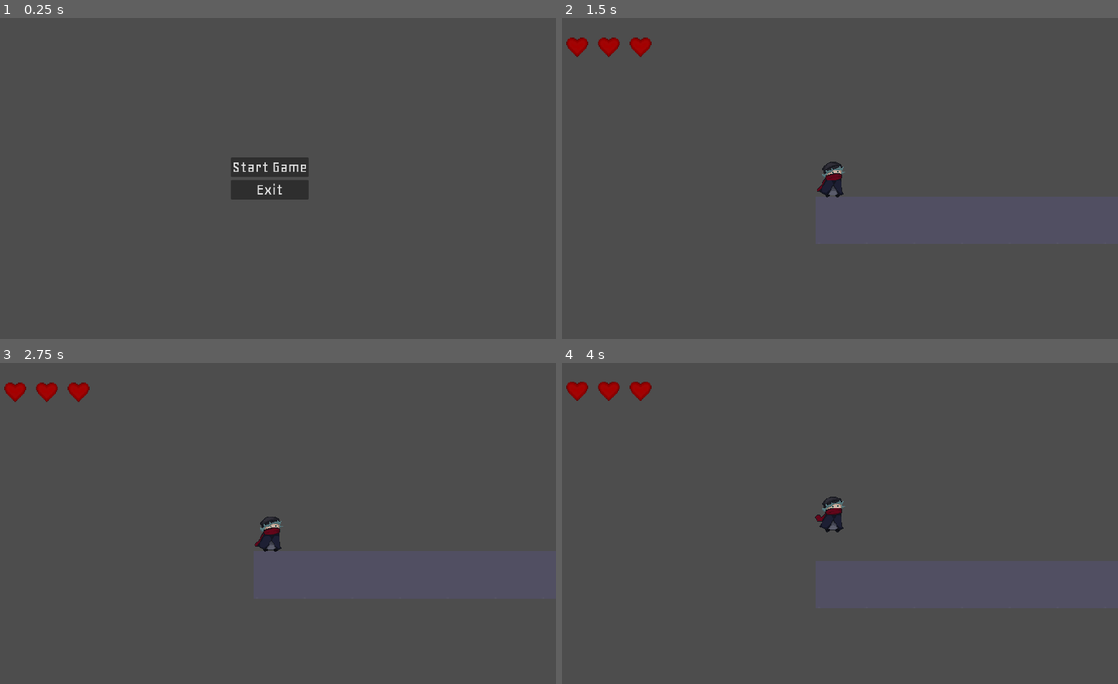
Above: before the commit, frames 1-4 (two rows, left to right).
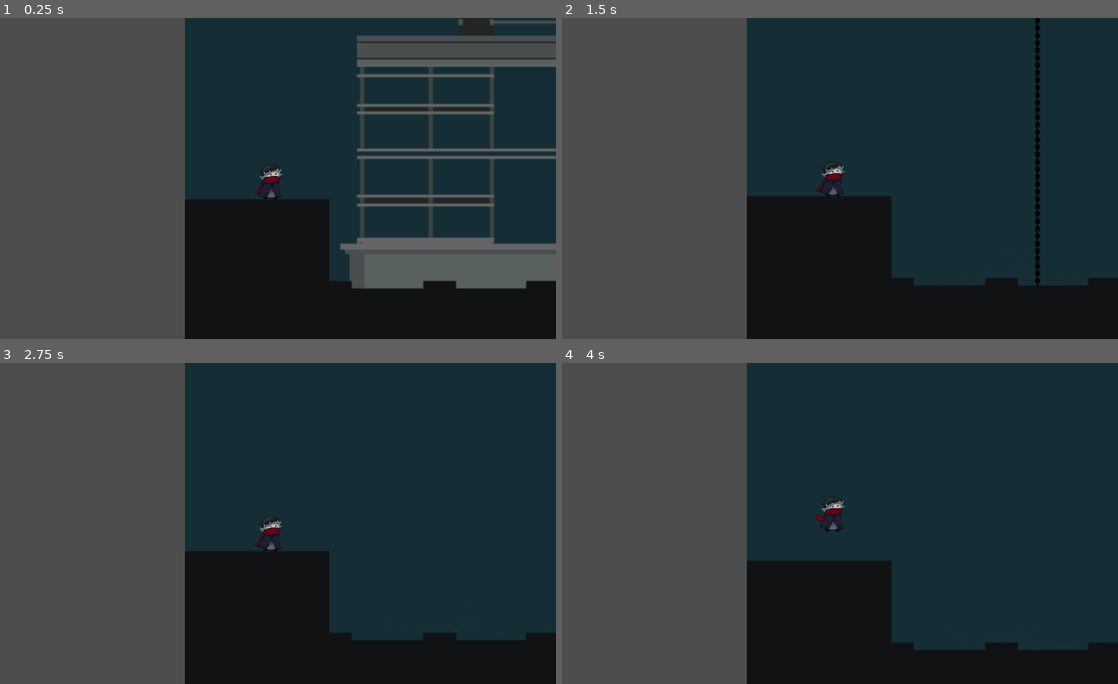
Above: after the commit, the same moments.

Repository: FirePowerGH/EchoesOfSteel
Game: Godot game, scene res://game/world/dungeon/elevator/elevator.tscn
The game is run twice, just before and just after one commit, with the same random seed, the same clock (stepped at 60 frames per second) and the same inputs. Before the commit the project starts from res://game/ui/menu/main_menu/main_menu.tscn.
Inputs (mouse positions are in pixels of both pictures, inside the frame that each line leads up to):
- Up to frame 1 (0.25 s): no input
- Up to frame 2 (1.5 s): click (834, 165) at 0.5 s, where only the run before the commit has a clickable "Start Game"; move the mouse to (956, 162) at 1.27 s; hold W (up) from 1.28 s (still down)
- Up to frame 3 (2.75 s): keep holding W (up); tap Space (jump) at 1.52, 2.27 s; move the mouse to (155, 539) at 2.02 s
- Up to frame 4 (4 s): move the mouse to (890, 452) at 2.77 s; release W (up) at 2.78 s; tap Enter at 3.5 s; move the mouse to (801, 587) at 3.52 s; hold W (up) from 3.53 s (still down); tap Space (jump) at 3.77 s

The runs differ from the first frame. In frame 1, 55% of the frame differs, in the area x 33-100%, y 0-100%; in frame 2, 67%, in the area x 0-100%, y 0-100%; in frame 3, 67%; in frame 4, 67%.

Commit message:
Import images and made progress

Diff:
--- /dev/null
+++ b/game/world/dungeon/elevator/elevator.tscn
@@ -0,0 +1,57 @@
+[gd_scene load_steps=8 format=3 uid="uid://cm0mknmcddbpe"]
+
+[ext_resource type="Texture2D" uid="uid://7g0fpioyogyt" path="res://game/world/dungeon/elevator/background/gradient.png" id="1_e7m2t"]
+[ext_resource type="Texture2D" uid="uid://cgv24csv6ii7p" path="res://game/world/dungeon/elevator/background/pipes.png" id="2_w76o0"]
+[ext_resource type="Texture2D" uid="uid://b646ybs2qxs4j" path="res://game/world/dungeon/elevator/background/grand.png" id="3_e045m"]
+[ext_resource type="Texture2D" uid="uid://c74h474g8owpu" path="res://game/world/dungeon/elevator/elevator/elevator.png" id="4_syrt4"]
+[ext_resource type="PackedScene" uid="uid://sxwxwnqvibvf" path="res://game/entities/player/player.tscn" id="4_voaxs"]
+
+[sub_resource type="RectangleShape2D" id="RectangleShape2D_qo7ga"]
+size = Vector2(97, 91)
+
+[sub_resource type="RectangleShape2D" id="RectangleShape2D_k1x4l"]
+size = Vector2(286, 6.5)
+
+[node name="Elevator" type="Node2D"]
+
+[node name="background" type="Node2D" parent="."]
+
+[node name="Gradient" type="Sprite2D" parent="background"]
+z_index = 1
+position = Vector2(240, 560)
+texture = ExtResource("1_e7m2t")
+
+[node name="Pipes" type="Sprite2D" parent="background"]
+z_index = 6
+position = Vector2(240, 560)
+texture = ExtResource("2_w76o0")
+
+[node name="Grand" type="Sprite2D" parent="background"]
+z_index = 2
+position = Vector2(240, 1820)
+texture = ExtResource("3_e045m")
+
+[node name="StaticBody2D" type="StaticBody2D" parent="background"]
+collision_layer = 16
+collision_mask = 0
+
+[node name="CollisionShape2D" type="CollisionShape2D" parent="background/StaticBody2D"]
+position = Vector2(48.5, 263.5)
+shape = SubResource("RectangleShape2D_qo7ga")
+
+[node name="elevator" type="Node2D" parent="."]
+
+[node name="RigidBody2D" type="RigidBody2D" parent="elevator"]
+
+[node name="Elevator" type="Sprite2D" parent="elevator/RigidBody2D"]
+z_index = 5
+position = Vector2(249, -839)
+texture = ExtResource("4_syrt4")
+
+[node name="CollisionShape2D" type="CollisionShape2D" parent="elevator/RigidBody2D"]
+position = Vector2(247, 222.75)
+shape = SubResource("RectangleShape2D_k1x4l")
+
+[node name="Player" parent="." instance=ExtResource("4_voaxs")]
+z_index = 4
+position = Vector2(57, 201)
--- a/project.godot
+++ b/project.godot
@@ -11,7 +11,7 @@
 [application]
 
 config/name="epicVeedeeoGaymu"
-run/main_scene="res://game/ui/menu/main_menu/main_menu.tscn"
+run/main_scene="res://game/world/dungeon/elevator/elevator.tscn"
 config/features=PackedStringArray("4.3", "Forward Plus")
 config/icon="res://icon.svg"
 
Not shown: 1 places in game/ui/default_theme.tres that only renumber resources
Binary file added: game/world/dungeon/elevator/background/gradient.png
Not shown, added: game/world/dungeon/elevator/background/gradient.png.import
Binary file added: game/world/dungeon/elevator/background/grand.png
Not shown, added: game/world/dungeon/elevator/background/grand.png.import
Binary file added: game/world/dungeon/elevator/background/pipes.png
Not shown, added: game/world/dungeon/elevator/background/pipes.png.import
Binary file added: game/world/dungeon/elevator/elevator/elevator.png
Not shown, added: game/world/dungeon/elevator/elevator/elevator.png.import
Binary file added: game/world/dungeon/elevator/elevator/heis_back.png
Not shown, added: game/world/dungeon/elevator/elevator/heis_back.png.import
Not shown: 1 places in game/world/overworld/test_world/dungeonTypeShit.tscn that only renumber resources
